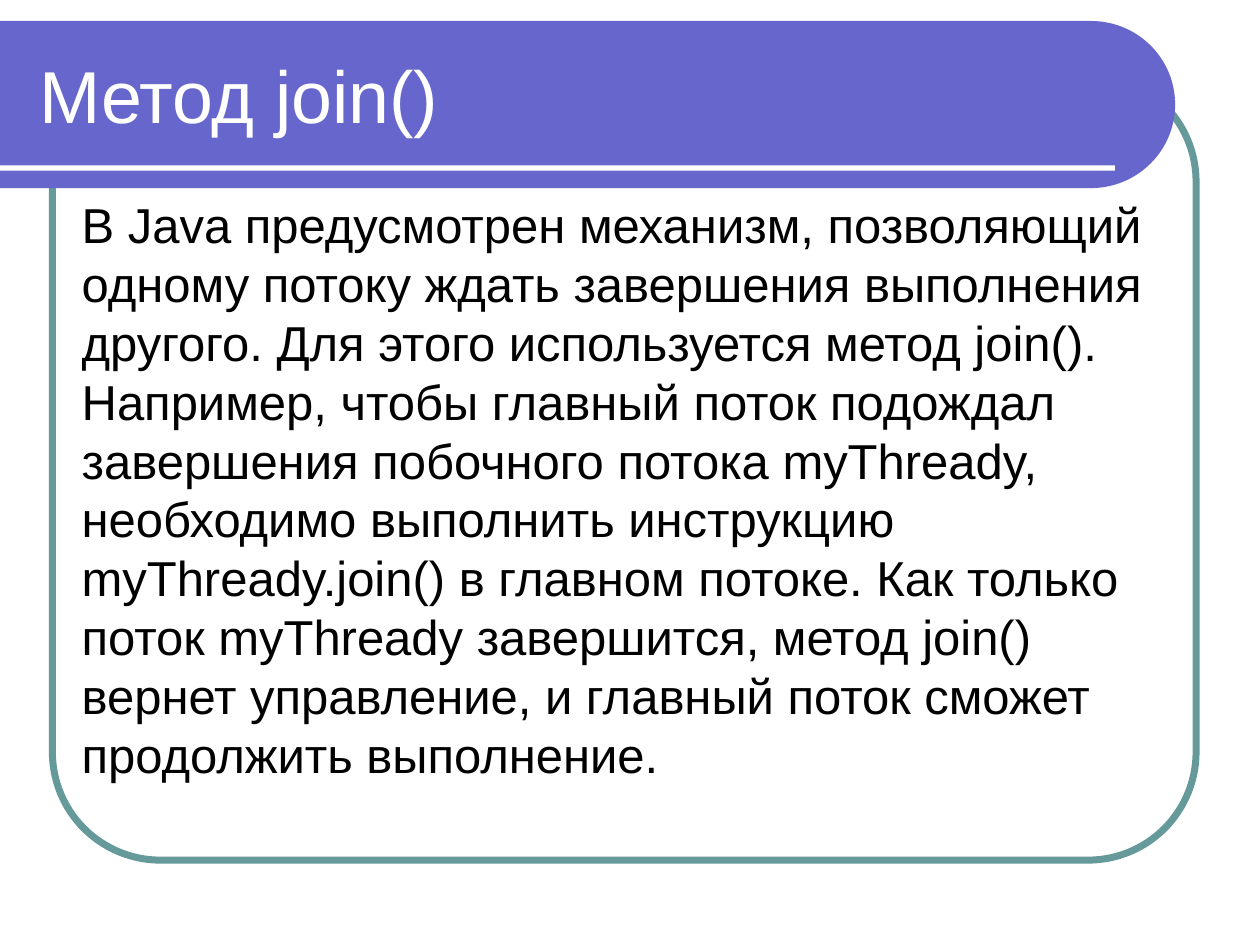
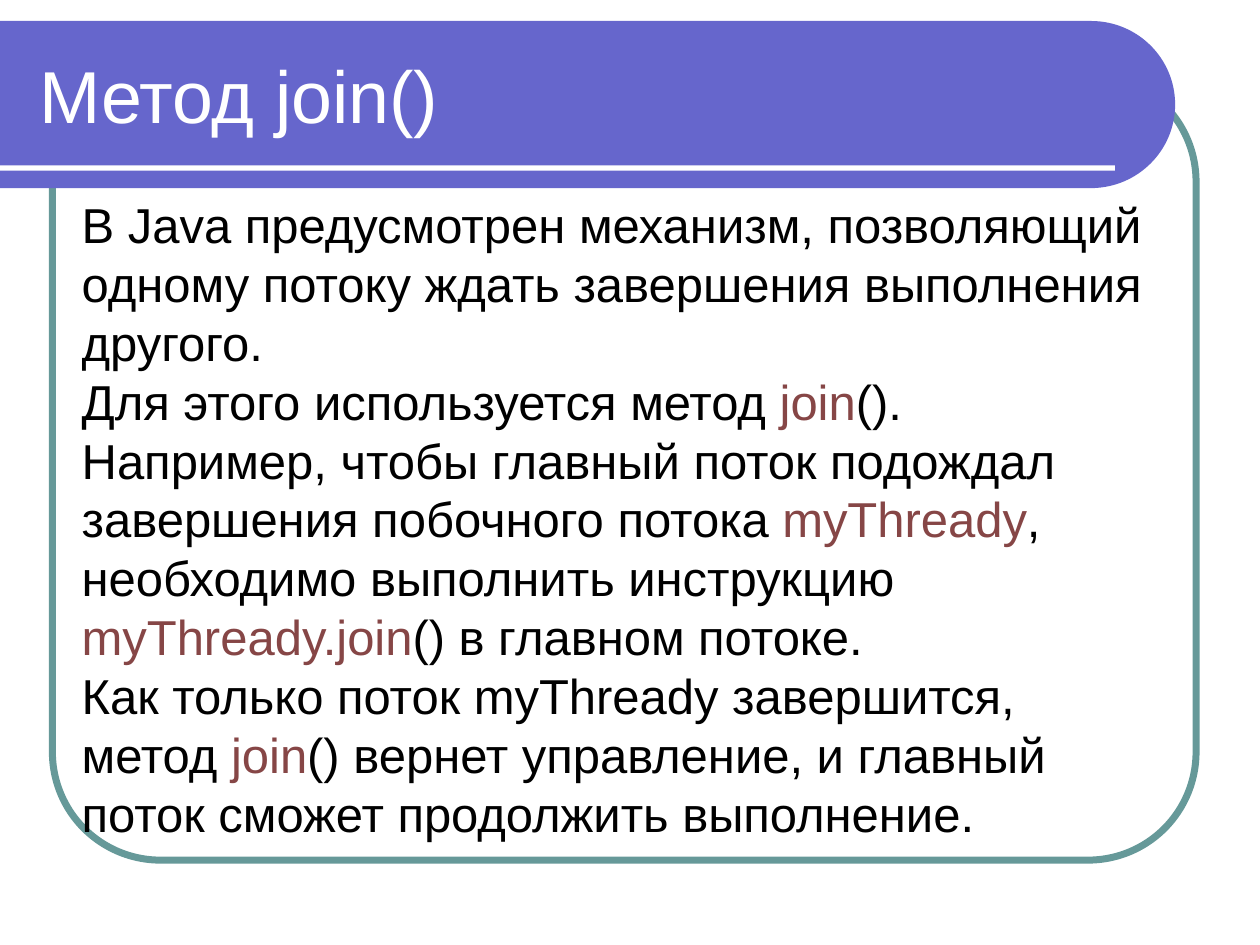
Before and after one commit to maxchv/JavaLessons, a slide deck: slide 36 of Lesson14/Modul 11 Vychislitelnye potoki.ppt (slide 40 before the commit). Drawn at 1260x945 pixels with LibreOffice and Linux fonts; fonts in the diff are those of the drawing. Boxes give left, top, right and bottom in pixels: in the first picture for what was removed or moved away, otherwise in the second. Text is boxed around its words. In the diff, an @@ line names an element or a change of style, - is before the commit and + after.

```diff
--- a/Lesson14/Modul 11 Vychislitelnye potoki.ppt
+++ b/Lesson14/Modul 11 Vychislitelnye potoki.ppt
@@ text at (x1=82, y1=206, x2=1142, y2=842): text changed @@
-В Java предусмотрен механизм, позволяющий одному потоку ждать завершения выполнения другого. Для этого используется метод join(). Например, чтобы главный поток подождал завершения побочного потока myThready, необходимо выполнить инструкцию myThready.join() в главном потоке. Как только поток myThready завершится, метод join() вернет управление, и главный поток сможет продолжить выполнение.
+В Java предусмотрен механизм, позволяющий одному потоку ждать завершения выполнения другого.
+Для этого используется метод join(). Например, чтобы главный поток подождал завершения побочного потока myThready, необходимо выполнить инструкцию myThready.join() в главном потоке.
+Как только поток myThready завершится, метод join() вернет управление, и главный поток сможет продолжить выполнение.
```
Also in this commit, not shown: 19 other slides changed, 8 slides added, 14 other files.
